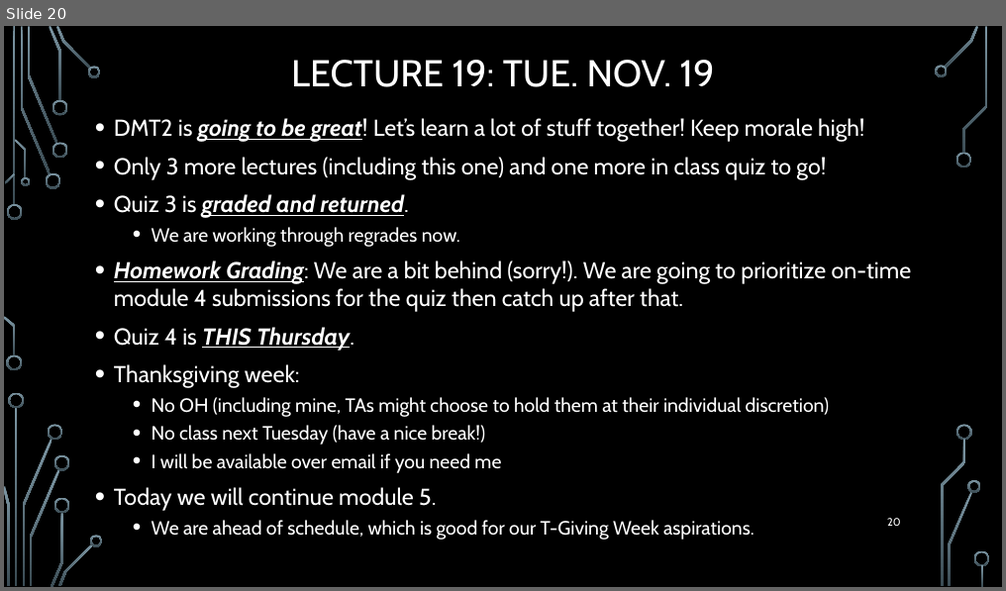
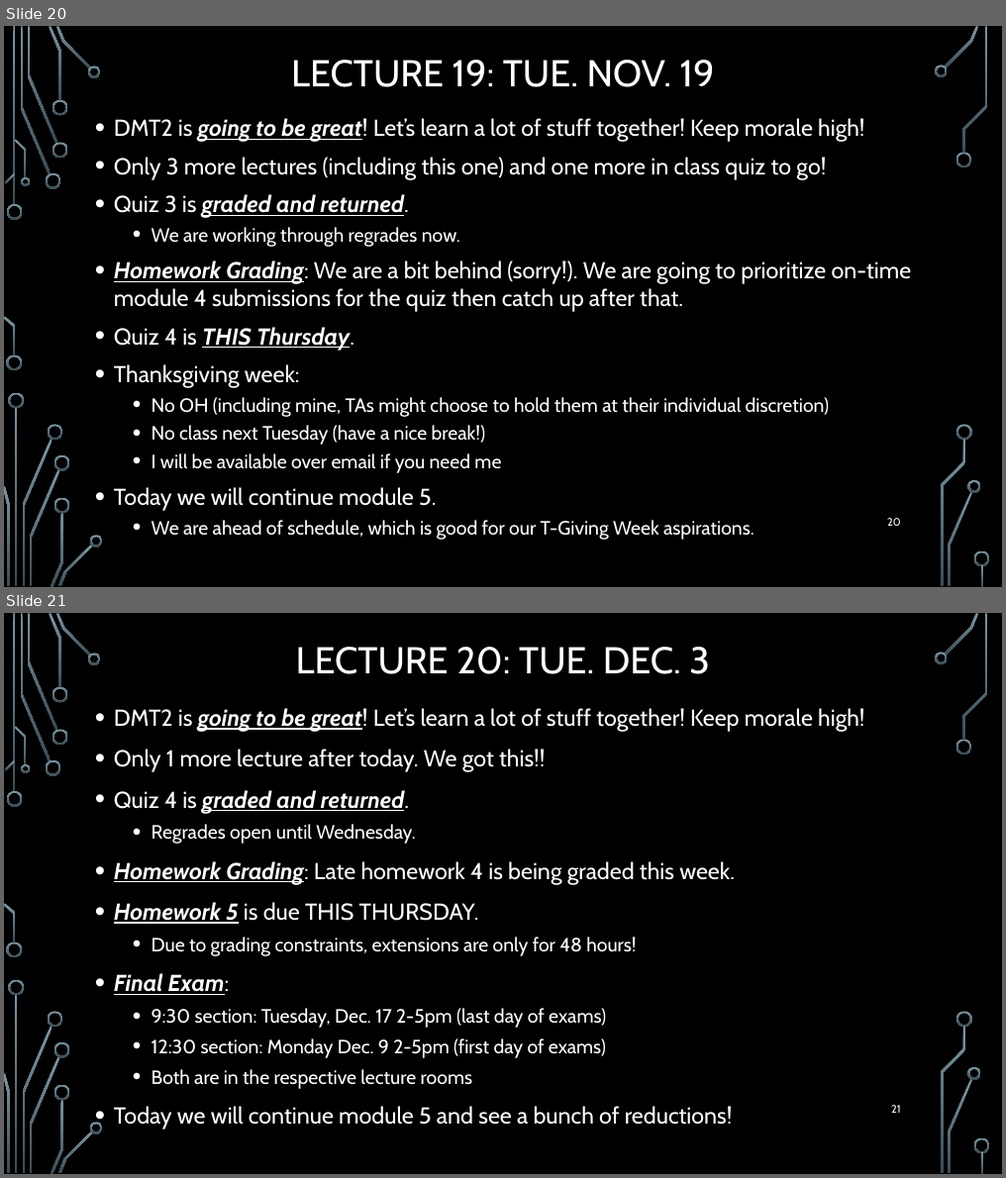
Before and after one commit to markfloryan/dmt2, a slide deck: slides/00-DailyAnnouncements.pptx. Shown one above the other, each under a label of ours: slide 20 before the commit, slides 20 and 21 after it. The pictures are 1006x591 and 1006x1178 pixels, drawn with LibreOffice and Linux fonts; fonts in the diff are those of the drawing; background and template pictures are left out. Boxes give left, top, right and bottom in pixels: in the first picture for what was removed or moved away, otherwise in the second. Text is boxed around its words. In the diff, an @@ line names an element or a change of style, - is before the commit and + after.

```diff
--- a/slides/00-DailyAnnouncements.pptx
+++ b/slides/00-DailyAnnouncements.pptx
@@ slide 21 added at (4,613,1002,1174), background picture (left out); not listed: 36 template elements that a slide beside it also shows @@
@@ title added at (296,647,710,674), 36 pt, text #FFFFFF @@
+LECTURE 20: TUE. DEC. 3
@@ text added at (114,708,864,1130), 22.2 pt, text #FFFFFF @@
+• DMT2 is going to be great! Let’s learn a lot of stuff together! Keep morale high!
+• Only 1 more lecture after today. We got this!!
+• Quiz 4 is graded and returned.
+  • Regrades open until Wednesday.
+• Homework Grading: Late homework 4 is being graded this week.
+• Homework 5 is due THIS THURSDAY.
+  • Due to grading constraints, extensions are only for 48 hours!
+• Final Exam:
+  • 9:30 section: Tuesday, Dec. 17 2-5pm (last day of exams)
+  • 12:30 section: Monday Dec. 9 2-5pm (first day of exams)
+  • Both are in the respective lecture rooms
+• Today we will continue module 5 and see a bunch of reductions!
@@ page number added at (891,1105,901,1113), 10.5 pt, text #FFFFFF @@
+21
```
Also in this commit, not shown: 1 other file.
